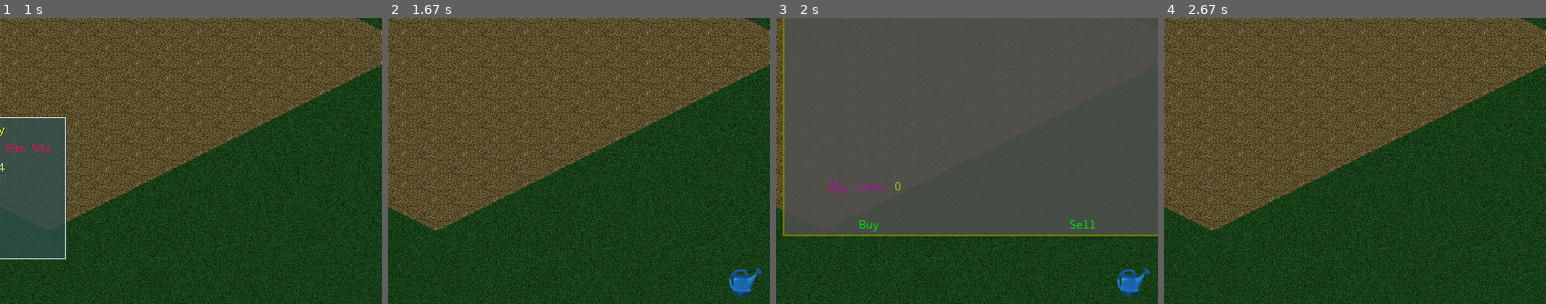
Above: before the commit, frames 1-4 (left to right).
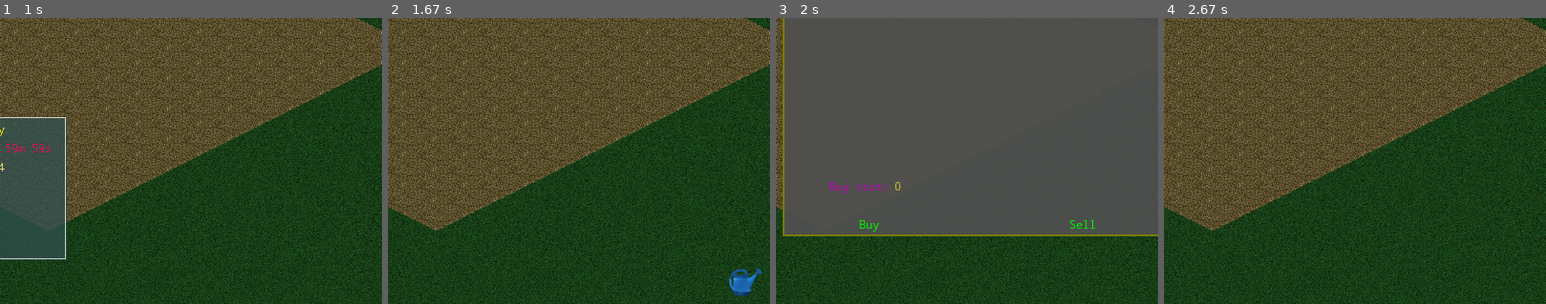
Above: after the commit, the same moments.

Repository: orneo1212/PythonFarmGame
Game: pygame game, started from pyFarmGame.py
The game is run twice, just before and just after one commit, with the same random seed, the same clock (stepped at 60 frames per second) and the same inputs. The source is Python 2; it was converted automatically to run under Python 3.
Inputs (mouse positions are % of the whole screen's width and height, from its top left):
- Up to frame 1 (1 s): click (10, 6) at 0.38 s; click (26, 51) at 0.72 s
- Up to frame 2 (1.67 s): click (17, 6) at 1.05 s; click (87, 85) at 1.38 s
- Up to frame 3 (2 s): tap S at 1.67 s
- Up to frame 4 (2.67 s): tap S at 2 s; click (23, 6) at 2.38 s
The pictures show only the part of the screen within x 43-93%, y 35-85%; the shares and areas given below are measured in that part.

Frames 1-2 are identical in both runs. In frame 3, 0.5% of the frame differs, in the area x 89-98%, y 87-98%; in frame 4, nothing differs.

Commit message:
render window with sprites

Diff:
--- a/farmlib/marketwindow.py
+++ b/farmlib/marketwindow.py
@@ -16,7 +16,7 @@
         self.imgloader = imgloader
         Window.__init__(self, size, (350, 40))
         #set window alpha
-        self.alphavalue = 250 * 0.85
+        self.alphavalue = 250 * 0.95
         #items offset for gui buttons
         self.itemsoffset = [32, 20]
         #selected item
--- a/farmlib/renderfunctions.py
+++ b/farmlib/renderfunctions.py
@@ -5,7 +5,8 @@
 '''
 import pygame
 
-def draw_tools(surface, currenttool, currentseed, imgloader):
+def draw_tools(surface, currenttool, currentseed, imgloader,
+               drawnearcursor = True):
     #Draw selection on selected tool
     if currenttool == 'harvest':
         pygame.draw.rect(surface, (255, 255, 255), (10, 10, 48, 48), 1)
@@ -18,21 +19,22 @@
 
     mx, my = pygame.mouse.get_pos()
 
-    #Draw current tool
-    if currenttool == "plant":
-        #draw seed only when correct is selected
-        if currentseed == None:
-            img = None
-        else:
-            img = imgloader.loadimage('seed' + str(currentseed))
-    if currenttool == "harvest":
-        img = imgloader.loadimage('sickle')
-    if currenttool == "watering":
-        img = imgloader.loadimage('wateringcan')
-    if currenttool == "shovel":
-        img = imgloader.loadimage('shovel')
-    if img:
-        surface.blit(img, (mx, my - 48))
+    if drawnearcursor:
+        #Draw current tool
+        if currenttool == "plant":
+            #draw seed only when correct is selected
+            if currentseed == None:
+                img = None
+            else:
+                img = imgloader.loadimage('seed' + str(currentseed))
+        if currenttool == "harvest":
+            img = imgloader.loadimage('sickle')
+        if currenttool == "watering":
+            img = imgloader.loadimage('wateringcan')
+        if currenttool == "shovel":
+            img = imgloader.loadimage('shovel')
+        if img:
+            surface.blit(img, (mx, my - 48))
 
     #draw tools
     #SICKLE Harvest (10,10,48,48)
--- a/farmlib/window.py
+++ b/farmlib/window.py
@@ -25,18 +25,34 @@
         self.bordersize = 2
         self.backgroundcolor = (80, 80, 80)
 
-    def render(self, surface):
-        if not self.visible:return
+    def _render(self):
+        group = pygame.sprite.OrderedUpdates()
+        #background
+        bgsprite = pygame.sprite.Sprite()
+        bgsprite.image = self._render_background()
+        bgsprite.rect = (self.position, self.size)
+        #add sprites to group
+        group.add(bgsprite)
+        #return group
+        return group
+
+    def _render_background(self):
         img = pygame.surface.Surface((self.width, self.height))
         img.set_alpha(self.alphavalue)
         img.fill(self.backgroundcolor)
-        #draw border
         if self.showborder:
             pygame.draw.rect(img, self.bordercolor,
                              (0, 0, self.width, self.height), self.bordersize)
+        #render widgets
         for widget in self.widgets:
             widget.redraw(img)
-        surface.blit(img, self.position)
+        return img
+
+    def redraw(self, surface):
+        if not self.visible:return
+        group = self._render()
+        group.draw(surface)
+
 
     def hide(self):
         self.visible = False
--- a/pyFarmGame.py
+++ b/pyFarmGame.py
@@ -199,8 +199,10 @@
         self.moneylabel.setposition((400, 5))
         self.moneylabel.redraw(screen)
 
+        drawnearcursor = not self.sellwindow.visible
         #Draw tools and selected tool rectangle
-        draw_tools(screen, self.currenttool, self.currentseed, self.images)
+        draw_tools(screen, self.currenttool, self.currentseed, self.images,
+                   drawnearcursor = drawnearcursor)
 
         #draw inventory
         self.inventory.draw_inventory(screen, self.player)
@@ -232,7 +234,7 @@
             draw_selected_seed(screen, self.currentseed, self.images)
 
         #redraw sell window
-        self.sellwindow.render(screen)
+        self.sellwindow.redraw(screen)
         #update screen
         pygame.display.flip()
 
